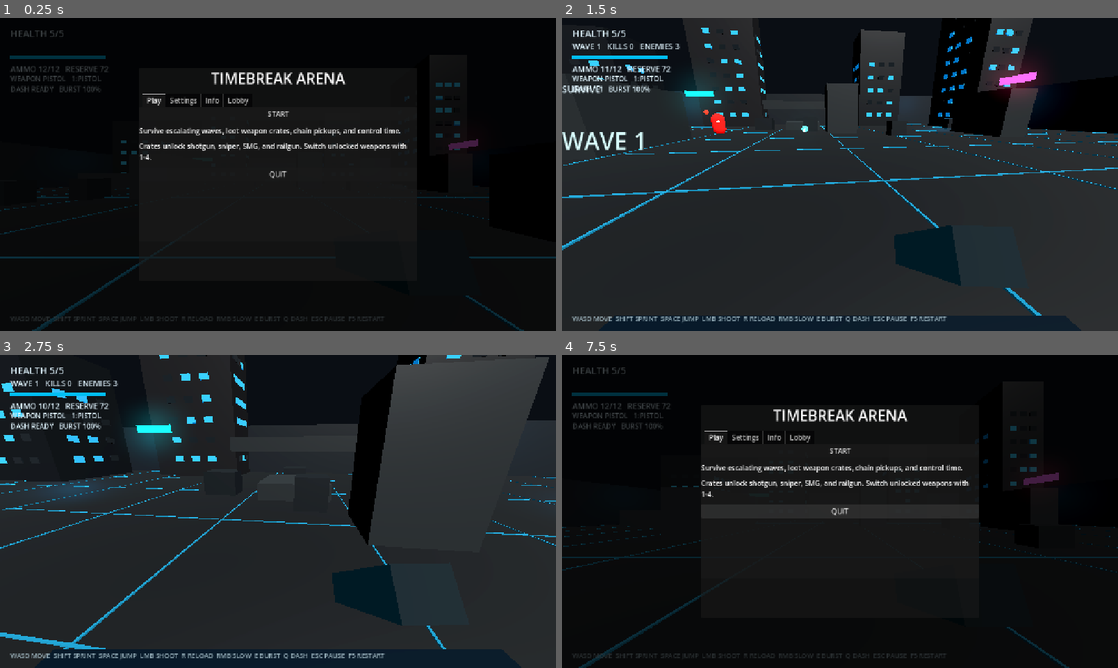
Above: before the commit, frames 1-4 (two rows, left to right).
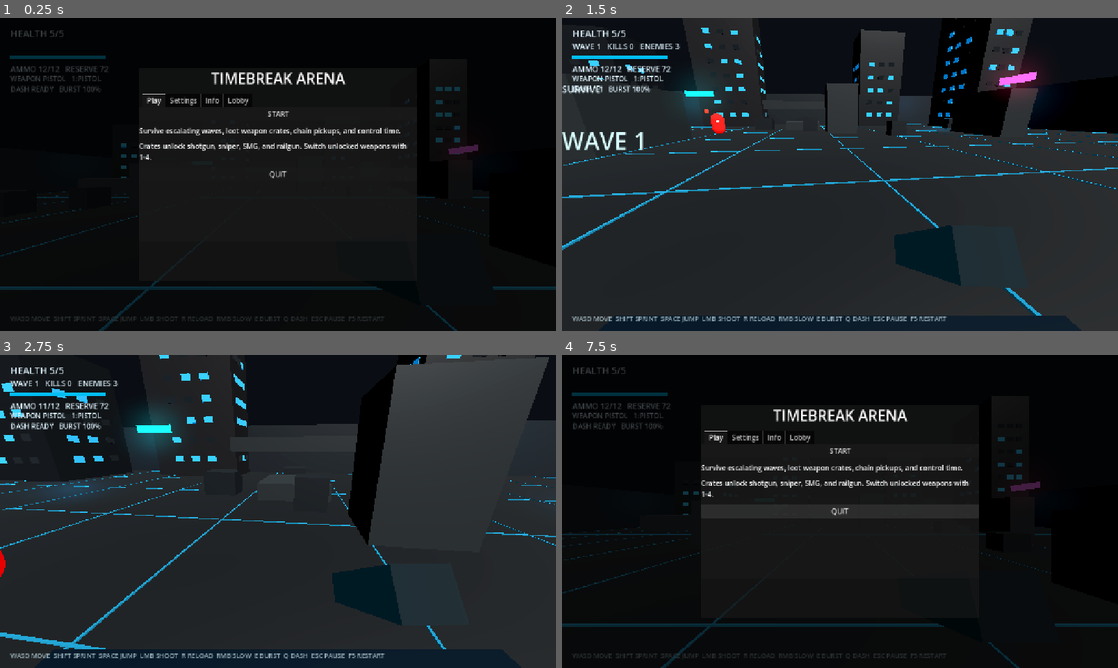
Above: after the commit, the same moments.

Repository: bobbyscheema/greater-game
Game: Godot game, scene res://scenes/Main.tscn
Same seed, same stepped clock (60 frames per second), same inputs: the game is played once before the commit and once after it.
Inputs (mouse positions are in pixels of both pictures, inside the frame that each line leads up to):
- Up to frame 1 (0.25 s): no input
- Up to frame 2 (1.5 s): click "START" at 0.5 s; move the mouse to (867, 174) at 1.27 s; hold W (move_forward) from 1.28 s (still down); tap Q (dash) at 1.35 s
- Up to frame 3 (2.75 s): keep holding W (move_forward); tap Space (jump) at 1.52, 2.27 s; move the mouse to (250, 511) at 2.02 s; click (250, 511) at 2.1 s
- Up to frame 4 (7.5 s): move the mouse to (851, 505) at 2.77 s; hold Right mouse button (slow_time) 2.78-3.53 s; move the mouse to (834, 517) at 3.52 s; tap Shift (sprint) at 3.6 s; tap Space (jump) at 3.77, 4.52, 5.27, 6.77 s; move the mouse to (878, 514) at 4.27 s; tap E (time_burst) at 4.35 s; tap R (reload) at 4.9 s; move the mouse to (795, 508) at 5.02 s; tap 1 (weapon_1) at 5.1 s; move the mouse to (845, 511) at 5.77 s; tap 2 (weapon_2) at 5.85 s; tap Enter at 6.5 s; move the mouse to (817, 505) at 6.52 s; release W (move_forward) at 6.53 s; hold D (move_right) 6.53-7.28 s; tap 3 (weapon_3) at 6.6 s; tap F5 (reset_game) at 7.25 s; move the mouse to (867, 511) at 7.27 s; hold W (move_forward) from 7.28 s (still down); tap 4 (weapon_4) at 7.35 s

The runs differ from the first frame. In frame 1, 2.5% of the frame differs, in the area x 0-100%, y 20-100%; in frame 2, less than 0.1%; in frame 3, less than 0.1%; in frame 4, 2.6%, in the area x 0-100%, y 22-100%.

Commit message:
Improve multiplayer respawn and enemy sync

Diff:
--- a/scripts/enemy.gd
+++ b/scripts/enemy.gd
@@ -20,6 +20,10 @@
 var retreat_range := 3.0
 var shoot_range := 24.0
 var contact_cooldown := 0.0
+var network_id := -1
+var sync_timer := 0.0
+var remote_target_position := Vector3.ZERO
+var remote_target_rotation := Vector3.ZERO
 
 @onready var muzzle: Marker3D = $Muzzle
 @onready var body_mesh: MeshInstance3D = $MeshInstance3D
@@ -27,11 +31,22 @@
 func _ready() -> void:
 	health = max_health
 	strafe_phase = randf() * TAU
+	remote_target_position = global_position
+	remote_target_rotation = rotation
 	_apply_variant_material()
 
 
 func _physics_process(delta: float) -> void:
-	var player := get_tree().get_first_node_in_group("player") as Node3D
+	var game := get_tree().get_first_node_in_group("game")
+	if game and game.has_method("is_game_active") and not game.is_game_active():
+		velocity = Vector3.ZERO
+		return
+	if multiplayer.has_multiplayer_peer() and not multiplayer.is_server():
+		global_position = global_position.lerp(remote_target_position, 0.32)
+		rotation = rotation.lerp(remote_target_rotation, 0.32)
+		return
+
+	var player := _nearest_live_player()
 	if not player:
 		return
 
@@ -73,6 +88,8 @@
 	if fire_cooldown <= 0.0 and distance < shoot_range and _has_line_of_sight(player):
 		_fire_at(player)
 		fire_cooldown = fire_interval + randf_range(-0.25, 0.35)
+
+	_sync_network_state(delta)
 
 
 func configure(enemy_variant: String, difficulty: float) -> void:
@@ -114,7 +131,13 @@
 	health = max_health
 
 
+func set_network_id(id: int) -> void:
+	network_id = id
+
+
 func take_damage(amount: int, hit_position: Vector3) -> void:
+	if multiplayer.has_multiplayer_peer() and not multiplayer.is_server():
+		return
 	health -= amount
 	stun_time = 0.25
 	_flash_hit()
@@ -124,6 +147,8 @@
 	if health <= 0:
 		if game and game.has_method("spawn_death_burst"):
 			game.spawn_death_burst(global_position)
+		if game and game.has_method("remove_enemy_network") and network_id >= 0:
+			game.remove_enemy_network(network_id)
 		died.emit()
 		queue_free()
 
@@ -131,8 +156,6 @@
 func _fire_at(player: Node3D) -> void:
 	var aim_point := player.global_position + Vector3(0, 0.35, 0)
 	for shot in range(burst_shots):
-		var bullet = bullet_scene.instantiate()
-		get_tree().current_scene.add_child(bullet)
 		var spread := Vector3(randf_range(-0.045, 0.045), randf_range(-0.02, 0.04), randf_range(-0.045, 0.045))
 		var direction := (aim_point - muzzle.global_position).normalized() + spread
 		var tint := Color(1, 0.08, 0.04)
@@ -140,7 +163,13 @@
 			tint = Color(1, 0.82, 0.12)
 		elif variant == "bruiser":
 			tint = Color(1, 0.22, 0.04)
-		bullet.setup(muzzle.global_position, direction.normalized(), bullet_speed, 1, "enemy", tint)
+		var game := get_tree().get_first_node_in_group("game")
+		if game and game.has_method("request_enemy_bullet"):
+			game.request_enemy_bullet(muzzle.global_position, direction.normalized(), bullet_speed, 1, tint)
+		else:
+			var bullet = bullet_scene.instantiate()
+			get_tree().current_scene.add_child(bullet)
+			bullet.setup(muzzle.global_position, direction.normalized(), bullet_speed, 1, "enemy", tint)
 
 
 func _has_line_of_sight(player: Node3D) -> bool:
@@ -189,3 +218,36 @@
 	mat.emission_enabled = true
 	mat.emission_energy_multiplier = 0.9
 	body_mesh.material_override = mat
+
+
+func _nearest_live_player() -> Node3D:
+	var best: Node3D = null
+	var best_distance := INF
+	for candidate in get_tree().get_nodes_in_group("player"):
+		if not candidate is Node3D:
+			continue
+		if candidate.get("dead") == true:
+			continue
+		var distance := global_position.distance_to(candidate.global_position)
+		if distance < best_distance:
+			best_distance = distance
+			best = candidate
+	return best
+
+
+func apply_remote_state(pos: Vector3, rot: Vector3, new_health: int) -> void:
+	remote_target_position = pos
+	remote_target_rotation = rot
+	health = new_health
+
+
+func _sync_network_state(delta: float) -> void:
+	if not multiplayer.has_multiplayer_peer() or not multiplayer.is_server() or network_id < 0:
+		return
+	sync_timer -= delta
+	if sync_timer > 0.0:
+		return
+	sync_timer = 0.08
+	var game := get_tree().get_first_node_in_group("game")
+	if game and game.has_method("sync_enemy_network"):
+		game.sync_enemy_network(network_id, global_position, rotation, health)
--- a/scripts/main.gd
+++ b/scripts/main.gd
@@ -26,6 +26,7 @@
 var discovery_port := 24571
 var max_players := 6
 var spawned_peer_ids := []
+var next_enemy_network_id := 1
 var lobby_code := ""
 var desired_join_code := ""
 var discovery_timer := 0.0
@@ -62,6 +63,11 @@
 var join_code_button: Button
 var join_button: Button
 var disconnect_button: Button
+var death_layer: CanvasLayer
+var death_root: Control
+var death_title: Label
+var death_info: Label
+var respawn_button: Button
 
 func _ready() -> void:
 	add_to_group("game")
@@ -69,6 +75,7 @@
 	_build_world()
 	_build_hud()
 	_build_menu()
+	_build_death_screen()
 	_connect_network_signals()
 	player.health_changed.connect(_on_player_health_changed)
 	player.shot_fired.connect(_on_player_shot)
@@ -100,6 +107,10 @@
 	if paused_for_menu or not game_started:
 		return
 
+	if _is_death_screen_visible():
+		_update_hud()
+		return
+
 	if game_over:
 		return
 
@@ -133,6 +144,14 @@
 	return time_factor
 
 
+func is_game_active() -> bool:
+	return game_started and not paused_for_menu and not game_over
+
+
+func is_player_control_enabled() -> bool:
+	return is_game_active() and not _is_death_screen_visible()
+
+
 func _spawn_wave() -> void:
 	if not _is_wave_authority():
 		return
@@ -140,14 +159,18 @@
 	var difficulty := float(wave) * difficulty_scale
 	var count := 2 + int(ceil(wave * 0.85 * difficulty_scale))
 	enemies_alive = count
+	if multiplayer.has_multiplayer_peer():
+		sync_wave_state_network.rpc(wave, enemies_alive)
 	_show_wave_banner("WAVE %d" % wave)
 	for i in range(count):
 		var variant := _pick_enemy_variant()
 		var spawn_pos := _spawn_position(i, count)
 		if multiplayer.has_multiplayer_peer():
-			spawn_enemy_network.rpc(variant, difficulty, spawn_pos)
+			var enemy_id := next_enemy_network_id
+			next_enemy_network_id += 1
+			spawn_enemy_network.rpc(enemy_id, variant, difficulty, spawn_pos)
 		else:
-			_spawn_enemy_instance(variant, difficulty, spawn_pos)
+			_spawn_enemy_instance(-1, variant, difficulty, spawn_pos)
 	if wave == 1:
 		show_pickup_text("SURVIVE")
 	else:
@@ -159,6 +182,8 @@
 	if not _is_wave_authority():
 		return
 	enemies_alive -= 1
+	if multiplayer.has_multiplayer_peer():
+		sync_wave_state_network.rpc(wave, enemies_alive)
 	kills += 1
 	combo += 1
 	combo_timer = 2.4
@@ -171,9 +196,8 @@
 func _on_player_health_changed(health: int, max_health: int) -> void:
 	health_label.text = "HEALTH %d/%d" % [health, max_health]
 	if health <= 0:
-		game_over = true
-		status_label.text = "YOU SHATTERED - PRESS F5"
-		_show_menu("YOU SHATTERED", "TRY AGAIN")
+		status_label.text = "YOU SHATTERED"
+		_show_death_screen()
 
 
 func _on_player_shot() -> void:
@@ -307,6 +331,24 @@
 	var bullet = preload("res://scenes/Bullet.tscn").instantiate()
 	add_child(bullet)
 	bullet.setup_network(start_position, direction, speed, bullet_damage, "player", tint, shooter_peer_id)
+
+
+func request_enemy_bullet(start_position: Vector3, direction: Vector3, speed: float, bullet_damage: int, tint: Color) -> void:
+	if multiplayer.has_multiplayer_peer() and multiplayer.is_server():
+		spawn_enemy_bullet_network.rpc(start_position, direction, speed, bullet_damage, tint)
+	else:
+		_spawn_enemy_bullet_instance(start_position, direction, speed, bullet_damage, tint)
+
+
+@rpc("authority", "call_local", "reliable")
+func spawn_enemy_bullet_network(start_position: Vector3, direction: Vector3, speed: float, bullet_damage: int, tint: Color) -> void:
+	_spawn_enemy_bullet_instance(start_position, direction, speed, bullet_damage, tint)
+
+
+func _spawn_enemy_bullet_instance(start_position: Vector3, direction: Vector3, speed: float, bullet_damage: int, tint: Color) -> void:
+	var bullet = preload("res://scenes/Bullet.tscn").instantiate()
+	add_child(bullet)
+	bullet.setup(start_position, direction, speed, bullet_damage, "enemy", tint)
 
 
 func _pick_enemy_variant() -> String:
@@ -365,13 +407,14 @@
 
 
 @rpc("authority", "call_local", "reliable")
-func spawn_enemy_network(variant: String, difficulty: float, spawn_pos: Vector3) -> void:
-	_spawn_enemy_instance(variant, difficulty, spawn_pos)
-
-
-func _spawn_enemy_instance(variant: String, difficulty: float, spawn_pos: Vector3) -> void:
+func spawn_enemy_network(enemy_id: int, variant: String, difficulty: float, spawn_pos: Vector3) -> void:
+	_spawn_enemy_instance(enemy_id, variant, difficulty, spawn_pos)
+
+
+func _spawn_enemy_instance(enemy_id: int, variant: String, difficulty: float, spawn_pos: Vector3) -> void:
 	var enemy = enemy_scene.instantiate()
 	enemy.configure(variant, difficulty)
+	enemy.set_network_id(enemy_id)
 	if _is_wave_authority():
 		enemy.died.connect(_on_enemy_died)
 	add_child(enemy)
@@ -381,6 +424,69 @@
 @rpc("authority", "call_local", "reliable")
 func spawn_pickup_network(kind: String, position: Vector3) -> void:
 	_spawn_pickup_instance(kind, position)
+
+
+@rpc("authority", "call_remote", "reliable")
+func sync_wave_state_network(new_wave: int, new_enemies_alive: int) -> void:
+	var changed_wave := new_wave != wave
+	wave = new_wave
+	enemies_alive = new_enemies_alive
+	if changed_wave:
+		_show_wave_banner("WAVE %d" % wave)
+	_update_hud()
+
+
+func request_enemy_damage(enemy_id: int, amount: int, hit_position: Vector3) -> void:
+	if not multiplayer.has_multiplayer_peer():
+		return
+	if multiplayer.is_server():
+		_apply_enemy_damage(enemy_id, amount, hit_position)
+	else:
+		request_enemy_damage_server.rpc_id(1, enemy_id, amount, hit_position)
+
+
+@rpc("any_peer", "call_remote", "reliable")
+func request_enemy_damage_server(enemy_id: int, amount: int, hit_position: Vector3) -> void:
+	if multiplayer.is_server():
+		_apply_enemy_damage(enemy_id, amount, hit_position)
+
+
+func _apply_enemy_damage(enemy_id: int, amount: int, hit_position: Vector3) -> void:
+	var enemy := _find_enemy_by_id(enemy_id)
+	if enemy and enemy.has_method("take_damage"):
+		enemy.take_damage(amount, hit_position)
+
+
+func sync_enemy_network(enemy_id: int, pos: Vector3, rot: Vector3, health: int) -> void:
+	if multiplayer.has_multiplayer_peer() and multiplayer.is_server():
+		sync_enemy_state_network.rpc(enemy_id, pos, rot, health)
+
+
+@rpc("authority", "call_remote", "unreliable")
+func sync_enemy_state_network(enemy_id: int, pos: Vector3, rot: Vector3, health: int) -> void:
+	var enemy := _find_enemy_by_id(enemy_id)
+	if enemy and enemy.has_method("apply_remote_state"):
+		enemy.apply_remote_state(pos, rot, health)
+
+
+func remove_enemy_network(enemy_id: int) -> void:
+	if multiplayer.has_multiplayer_peer() and multiplayer.is_server():
+		remove_enemy_network_rpc.rpc(enemy_id)
+
+
+@rpc("authority", "call_remote", "reliable")
+func remove_enemy_network_rpc(enemy_id: int) -> void:
+	var enemy := _find_enemy_by_id(enemy_id)
+	if enemy:
+		spawn_death_burst(enemy.global_position)
+		enemy.queue_free()
+
+
+func _find_enemy_by_id(enemy_id: int) -> Node:
+	for enemy in get_tree().get_nodes_in_group("enemy"):
+		if enemy.get("network_id") == enemy_id:
+			return enemy
+	return null
 
 
 func _random_pickup_kind() -> String:
@@ -867,6 +973,50 @@
 	play_tab.add_child(quit_button)
 
 
+func _build_death_screen() -> void:
+	death_layer = CanvasLayer.new()
+	death_layer.layer = 12
+	add_child(death_layer)
+
+	death_root = Control.new()
+	death_root.set_anchors_preset(Control.PRESET_FULL_RECT)
+	death_root.visible = false
+	death_layer.add_child(death_root)
+
+	var shade := ColorRect.new()
+	shade.set_anchors_preset(Control.PRESET_FULL_RECT)
+	shade.color = Color(0.25, 0.0, 0.0, 0.72)
+	death_root.add_child(shade)
+
+	var panel := PanelContainer.new()
+	panel.set_anchors_preset(Control.PRESET_CENTER)
+	panel.offset_left = -230
+	panel.offset_top = -135
+	panel.offset_right = 230
+	panel.offset_bottom = 135
+	death_root.add_child(panel)
+
+	var box := VBoxContainer.new()
+	box.add_theme_constant_override("separation", 14)
+	panel.add_child(box)
+
+	death_title = Label.new()
+	death_title.text = "YOU DIED"
+	death_title.horizontal_alignment = HORIZONTAL_ALIGNMENT_CENTER
+	death_title.add_theme_font_size_override("font_size", 42)
+	box.add_child(death_title)
+
+	death_info = Label.new()
+	death_info.horizontal_alignment = HORIZONTAL_ALIGNMENT_CENTER
+	death_info.autowrap_mode = TextServer.AUTOWRAP_WORD_SMART
+	box.add_child(death_info)
+
+	respawn_button = Button.new()
+	respawn_button.text = "RESPAWN"
+	respawn_button.pressed.connect(_on_respawn_pressed)
+	box.add_child(respawn_button)
+
+
 func _make_label(pos: Vector2, font_size: int) -> Label:
 	var label := Label.new()
 	label.position = pos
@@ -914,15 +1064,14 @@
 
 
 func _resume_game() -> void:
+	if _is_death_screen_visible():
+		return
 	paused_for_menu = false
 	menu_root.visible = false
 	Input.mouse_mode = Input.MOUSE_MODE_CAPTURED
 
 
 func _on_start_pressed() -> void:
-	if game_over:
-		get_tree().reload_current_scene()
-		return
 	if not game_started:
 		game_started = true
 		_resume_game()
@@ -947,6 +1096,36 @@
 
 func _on_flash_toggled(enabled: bool) -> void:
 	screen_flash_enabled = enabled
+
+
+func _show_death_screen() -> void:
+	if not death_root:
+		return
+	death_root.visible = true
+	Input.mouse_mode = Input.MOUSE_MODE_VISIBLE
+	var code_text := lobby_code if not lobby_code.is_empty() else desired_join_code
+	var join_text := "Lobby: %s   IP: %s   Port: %d" % [code_text if not code_text.is_empty() else "single-player", ip_edit.text if ip_edit else "-", network_port]
+	death_info.text = "%s\nRespawn keeps you in the same lobby." % join_text
+
+
+func _hide_death_screen() -> void:
+	if death_root:
+		death_root.visible = false
+	if game_started and not paused_for_menu:
+		Input.mouse_mode = Input.MOUSE_MODE_CAPTURED
+
+
+func _is_death_screen_visible() -> bool:
+	return death_root and death_root.visible
+
+
+func _on_respawn_pressed() -> void:
+	var peer_id := multiplayer.get_unique_id() if multiplayer.has_multiplayer_peer() else 1
+	var spawn_pos := _network_spawn_position(peer_id) + Vector3(randf_range(-1.0, 1.0), 0.0, randf_range(-1.0, 1.0))
+	if player and player.has_method("respawn"):
+		player.respawn(spawn_pos)
+	_hide_death_screen()
+	_update_hud()
 
 
 func _connect_network_signals() -> void:
--- a/scripts/player.gd
+++ b/scripts/player.gd
@@ -75,6 +75,9 @@
 func _unhandled_input(event: InputEvent) -> void:
 	if not _is_locally_controlled():
 		return
+	var game := get_tree().get_first_node_in_group("game")
+	if game and game.has_method("is_player_control_enabled") and not game.is_player_control_enabled():
+		return
 	if event is InputEventMouseMotion and Input.mouse_mode == Input.MOUSE_MODE_CAPTURED and not dead:
 		rotate_y(-event.relative.x * mouse_sensitivity)
 		pitch = clampf(pitch - event.relative.y * mouse_sensitivity, deg_to_rad(-84), deg_to_rad(84))
@@ -84,6 +87,10 @@
 func _physics_process(delta: float) -> void:
 	_update_network_control()
 	if not _is_locally_controlled():
+		return
+	var game := get_tree().get_first_node_in_group("game")
+	if game and game.has_method("is_player_control_enabled") and not game.is_player_control_enabled():
+		velocity = Vector3.ZERO
 		return
 	if dead:
 		velocity = Vector3.ZERO
@@ -147,6 +154,9 @@
 		return
 	if multiplayer.has_multiplayer_peer() and not _is_locally_controlled():
 		return
+	var game := get_tree().get_first_node_in_group("game")
+	if game and game.has_method("is_player_control_enabled") and not game.is_player_control_enabled():
+		return
 	if shield_timer > 0.0:
 		amount = max(amount - 1, 0)
 		if amount <= 0:
@@ -169,6 +179,18 @@
 func heal(amount: int) -> void:
 	health = min(health + amount, max_health)
 	health_changed.emit(health, max_health)
+
+
+func respawn(spawn_position: Vector3) -> void:
+	dead = false
+	health = max_health
+	velocity = Vector3.ZERO
+	global_position = spawn_position
+	remote_target_position = spawn_position
+	health_changed.emit(health, max_health)
+	_apply_player_material()
+	_sync_health_state()
+	_send_respawn_state()
 
 
 func add_ammo(amount: int) -> void:
@@ -396,6 +418,11 @@
 		sync_remote_health.rpc(health, dead)
 
 
+func _send_respawn_state() -> void:
+	if multiplayer.has_multiplayer_peer() and is_multiplayer_authority():
+		sync_remote_respawn.rpc(global_position, health)
+
+
 @rpc("any_peer", "call_remote", "reliable")
 func sync_remote_health(new_health: int, is_dead: bool) -> void:
 	if is_multiplayer_authority():
@@ -412,3 +439,15 @@
 			mat.emission = Color(0.35, 0.0, 0.0)
 			mat.emission_energy_multiplier = 0.5
 			body.material_override = mat
+
+
+@rpc("any_peer", "call_remote", "reliable")
+func sync_remote_respawn(spawn_position: Vector3, new_health: int) -> void:
+	if is_multiplayer_authority():
+		return
+	dead = false
+	health = new_health
+	global_position = spawn_position
+	remote_target_position = spawn_position
+	velocity = Vector3.ZERO
+	_apply_player_material()
Not shown, changed: README.md
